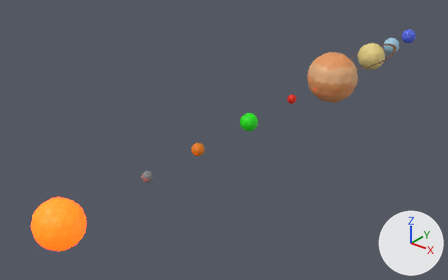
One commit to the Blender file Levels/SimulationLevel.blend: the scene before it, then after it.
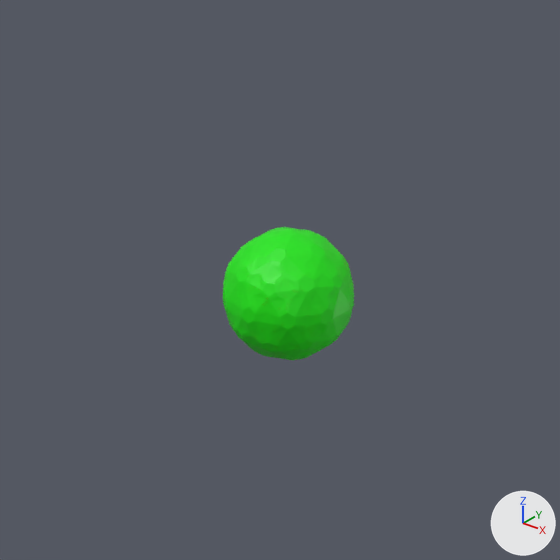
The first picture shows the older version from a camera (50 mm lens) standing at (51.5, -34.5, 39.2) and looking at (-6.5, 38.0, -5.8). The close-ups show the older and then the newer version on the part from 47% to 64% of the width and 29% to 57% of the height of that picture. Only the edits that show in the close-ups are written down. Every picture has the same lights, and +X, +Y and +Z are marked at lower right.

The scene before the commit, as lines of its bpy script (objects in view):
```python
me_icosphere_003 = bpy.data.meshes.new('Icosphere.003')
me_icosphere_003.from_pydata(...)  # 960 vertices, 962 faces; spans x -0.94..0.94, y -0.95..0.95, z -0.96..0.96
me_icosphere_003.materials.append(mat_m_earth)  # green #15e700
ob_earth = bpy.data.objects.new('Earth', me_icosphere_003)
ob_earth.location = (0.0, 36.0, 0.0)
ob_earth.scale = (1.47, 1.47, 1.47)
```
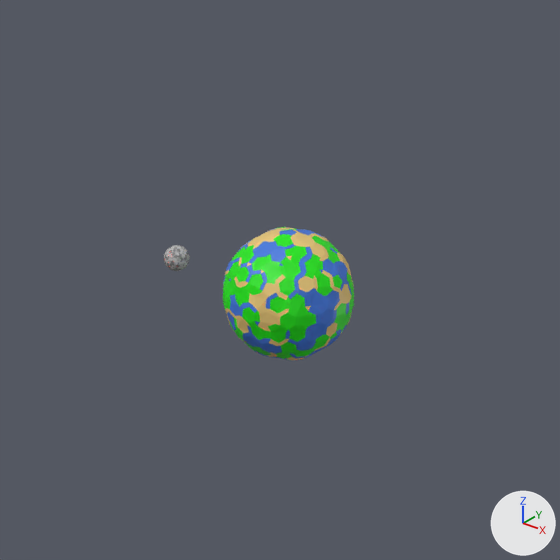
Where the change shows, as pixel boxes [x1, y1, x2, y2] in the close-ups (560 x 560 px):
'Moon', added
    after: [164, 245, 190, 271]
    faces in mat_m_moon (grey #bababa): [164, 245, 189, 271]
    faces in mat_m_moonalt2 (grey #7b7b7b): [164, 245, 190, 271]
part 1 of me_icosphere_003, recoloured (green to blue)
    both: [224, 228, 352, 360]
part 2 of me_icosphere_003, recoloured (green to yellow)
    both: [223, 227, 354, 360]

The change, as a list of edits to the scene's bpy script:
```text
Add mat_m_earthwater:
    mat_m_earthwater = principled_material('M_EarthWater')
    mat_m_earthwater.base_color = (0.0468, 0.183, 0.714)  # blue #3d77dc
Add mat_m_earthsand:
    mat_m_earthsand = principled_material('M_EarthSand')
    mat_m_earthsand.base_color = (0.8, 0.571, 0.186)  # yellow #e7c777
Add mat_m_moonalt2:
    mat_m_moonalt2 = principled_material('M_MoonAlt2')
    mat_m_moonalt2.base_color = (0.199, 0.199, 0.199)  # grey #7b7b7b
Add mat_m_moon:
    mat_m_moon = principled_material('M_Moon')
    mat_m_moon.base_color = (0.489, 0.489, 0.489)  # grey #bababa
Add mat_m_moonalt1:
    mat_m_moonalt1 = principled_material('M_MoonAlt1')
    mat_m_moonalt1.base_color = (0.362, 0.362, 0.362)  # grey #a2a2a2
Change me_icosphere_003:
    where me_icosphere_003.from_pydata(...)  # 960 vertices, 962 faces; spans x -0.94..0.94, y -0.95..0.95, z -0.96..0.96
    used by ob_earth; location = (0.0, 36.0, 0.0); scale = (1.47, 1.47, 1.47)
    me_icosphere_003 part 1: 378 of the faces centred in x -0.94..0.94, y -0.95..0.95, z -0.96..0.96 switch from mat_m_earth (green #15e700) to mat_m_earthwater (blue #3d77dc)
    me_icosphere_003 part 2: 295 of the faces centred in x -0.93..0.94, y -0.95..0.95, z -0.95..0.95 switch from mat_m_earth (green #15e700) to mat_m_earthsand (yellow #e7c777)
Add me_icosphere_009:
    me_icosphere_009.from_pydata(...)  # 960 vertices, 962 faces; spans x -0.94..0.94, y -0.95..0.95, z -0.96..0.96
    # faces by material slot: [468, 166, 328]
    me_icosphere_009.materials.append(mat_m_moon)  # grey #bababa
    me_icosphere_009.materials.append(mat_m_moonalt1)  # grey #a2a2a2
    me_icosphere_009.materials.append(mat_m_moonalt2)  # grey #7b7b7b
Add ob_moon:
    ob_moon = bpy.data.objects.new('Moon', me_icosphere_009)
    ob_moon.location = (-3.0, 36.0, 0.0)
    ob_moon.scale = (0.294, 0.294, 0.294)
```
